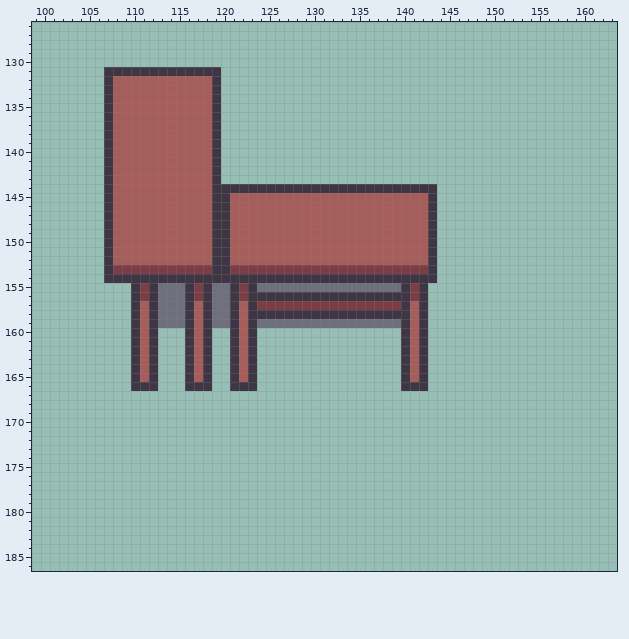
Two states of a pixel-art file, ART/Jacson/Tilemap/school.aseprite. This is how it looked before the edit.
384x384 pixels, 1 frame. Shown: x 99..163, y 126..186. The commit also changed other parts of the picture, which this record leaves out.
New version:
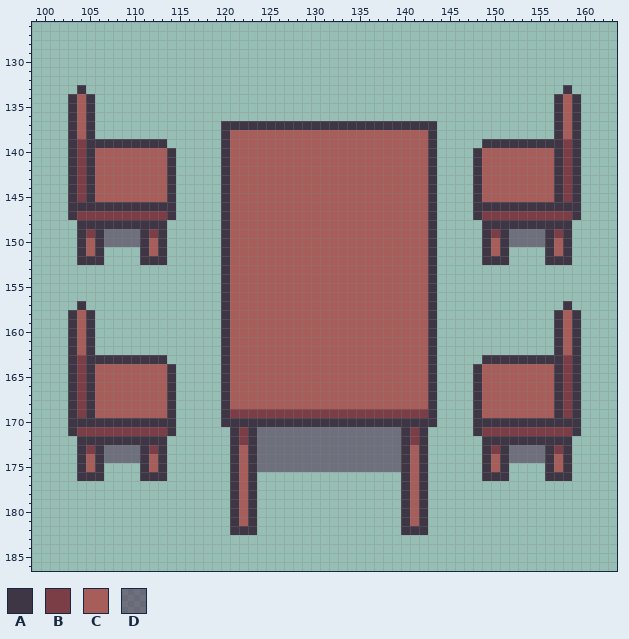
Palette (. is transparent): A #3f3645  B #7b3e46  C #a75d59  D #49294984
From old to new:
--- layer "Top Layer"
@@ x 99..163 @@
 130 .................................................................
-131 ........AAAAAAAAAAAAA............................................
-132 ........ACCCCCCCCCCCA............................................
-133 ........ACCCCCCCCCCCA............................................
-134 ........ACCCCCCCCCCCA............................................
-135 ........ACCCCCCCCCCCA............................................
-136 ........ACCCCCCCCCCCA............................................
-137 ........ACCCCCCCCCCCA............................................
-138 ........ACCCCCCCCCCCA............................................
-139 ........ACCCCCCCCCCCA............................................
-140 ........ACCCCCCCCCCCA............................................
-141 ........ACCCCCCCCCCCA............................................
-142 ........ACCCCCCCCCCCA............................................
-143 ........ACCCCCCCCCCCA............................................
-144 ........ACCCCCCCCCCCAAAAAAAAAAAAAAAAAAAAAAAAA....................
-145 ........ACCCCCCCCCCCAACCCCCCCCCCCCCCCCCCCCCCA....................
-146 ........ACCCCCCCCCCCAACCCCCCCCCCCCCCCCCCCCCCA....................
-147 ........ACCCCCCCCCCCAACCCCCCCCCCCCCCCCCCCCCCA....................
-148 ........ACCCCCCCCCCCAACCCCCCCCCCCCCCCCCCCCCCA....................
-149 ........ACCCCCCCCCCCAACCCCCCCCCCCCCCCCCCCCCCA....................
-150 ........ACCCCCCCCCCCAACCCCCCCCCCCCCCCCCCCCCCA....................
-151 ........ACCCCCCCCCCCAACCCCCCCCCCCCCCCCCCCCCCA....................
-152 ........ACCCCCCCCCCCAACCCCCCCCCCCCCCCCCCCCCCA....................
-153 ........ABBBBBBBBBBBAABBBBBBBBBBBBBBBBBBBBBBA....................
-154 ........AAAAAAAAAAAAAAAAAAAAAAAAAAAAAAAAAAAAA....................
-155 ...........ABADDDABADDABADDDDDDDDDDDDDDDDABA.....................
-156 ...........ABADDDABADDABAAAAAAAAAAAAAAAAAABA.....................
-157 ...........ACADDDACADDACABBBBBBBBBBBBBBBBACA.....................
-158 ...........ACADDDACADDACAAAAAAAAAAAAAAAAAACA.....................
-159 ...........ACADDDACADDACADDDDDDDDDDDDDDDDACA.....................
-160 ...........ACA...ACA..ACA................ACA.....................
-161 ...........ACA...ACA..ACA................ACA.....................
-162 ...........ACA...ACA..ACA................ACA.....................
-163 ...........ACA...ACA..ACA................ACA.....................
-164 ...........ACA...ACA..ACA................ACA.....................
-165 ...........ACA...ACA..ACA................ACA.....................
-166 ...........AAA...AAA..AAA................AAA.....................
-167 .................................................................
-168 .................................................................
-169 .................................................................
-170 .................................................................
-171 .................................................................
-172 .................................................................
-173 .................................................................
-174 .................................................................
-175 .................................................................
-176 .................................................................
-177 .................................................................
-178 .................................................................
-179 .................................................................
-180 .................................................................
-181 .................................................................
-182 .................................................................
+131 .................................................................
+132 .................................................................
+133 .....A.....................................................A.....
+134 ....ACA...................................................ACA....
+135 ....ACA...................................................ACA....
+136 ....ACA...................................................ACA....
+137 ....ACA..............AAAAAAAAAAAAAAAAAAAAAAAA.............ACA....
+138 ....ACA..............ACCCCCCCCCCCCCCCCCCCCCCA.............ACA....
+139 ....ABAAAAAAAAA......ACCCCCCCCCCCCCCCCCCCCCCA.....AAAAAAAAABA....
+140 ....ABACCCCCCCCA.....ACCCCCCCCCCCCCCCCCCCCCCA....ACCCCCCCCABA....
+141 ....ABACCCCCCCCA.....ACCCCCCCCCCCCCCCCCCCCCCA....ACCCCCCCCABA....
+142 ....ABACCCCCCCCA.....ACCCCCCCCCCCCCCCCCCCCCCA....ACCCCCCCCABA....
+143 ....ABACCCCCCCCA.....ACCCCCCCCCCCCCCCCCCCCCCA....ACCCCCCCCABA....
+144 ....ABACCCCCCCCA.....ACCCCCCCCCCCCCCCCCCCCCCA....ACCCCCCCCABA....
+145 ....ABACCCCCCCCA.....ACCCCCCCCCCCCCCCCCCCCCCA....ACCCCCCCCABA....
+146 ....AAAAAAAAAAAA.....ACCCCCCCCCCCCCCCCCCCCCCA....AAAAAAAAAAAA....
+147 ....ABBBBBBBBBBA.....ACCCCCCCCCCCCCCCCCCCCCCA....ABBBBBBBBBBA....
+148 .....AAAAAAAAAA......ACCCCCCCCCCCCCCCCCCCCCCA.....AAAAAAAAAA.....
+149 .....ABADDDDABA......ACCCCCCCCCCCCCCCCCCCCCCA.....ABADDDDABA.....
+150 .....ACADDDDACA......ACCCCCCCCCCCCCCCCCCCCCCA.....ACADDDDACA.....
+151 .....ACA....ACA......ACCCCCCCCCCCCCCCCCCCCCCA.....ACA....ACA.....
+152 .....AAA....AAA......ACCCCCCCCCCCCCCCCCCCCCCA.....AAA....AAA.....
+153 .....................ACCCCCCCCCCCCCCCCCCCCCCA....................
+154 .....................ACCCCCCCCCCCCCCCCCCCCCCA....................
+155 .....................ACCCCCCCCCCCCCCCCCCCCCCA....................
+156 .....................ACCCCCCCCCCCCCCCCCCCCCCA....................
+157 .....A...............ACCCCCCCCCCCCCCCCCCCCCCA..............A.....
+158 ....ACA..............ACCCCCCCCCCCCCCCCCCCCCCA.............ACA....
+159 ....ACA..............ACCCCCCCCCCCCCCCCCCCCCCA.............ACA....
+160 ....ACA..............ACCCCCCCCCCCCCCCCCCCCCCA.............ACA....
+161 ....ACA..............ACCCCCCCCCCCCCCCCCCCCCCA.............ACA....
+162 ....ACA..............ACCCCCCCCCCCCCCCCCCCCCCA.............ACA....
+163 ....ABAAAAAAAAA......ACCCCCCCCCCCCCCCCCCCCCCA.....AAAAAAAAABA....
+164 ....ABACCCCCCCCA.....ACCCCCCCCCCCCCCCCCCCCCCA....ACCCCCCCCABA....
+165 ....ABACCCCCCCCA.....ACCCCCCCCCCCCCCCCCCCCCCA....ACCCCCCCCABA....
+166 ....ABACCCCCCCCA.....ACCCCCCCCCCCCCCCCCCCCCCA....ACCCCCCCCABA....
+167 ....ABACCCCCCCCA.....ACCCCCCCCCCCCCCCCCCCCCCA....ACCCCCCCCABA....
+168 ....ABACCCCCCCCA.....ACCCCCCCCCCCCCCCCCCCCCCA....ACCCCCCCCABA....
+169 ....ABACCCCCCCCA.....ABBBBBBBBBBBBBBBBBBBBBBA....ACCCCCCCCABA....
+170 ....AAAAAAAAAAAA.....AAAAAAAAAAAAAAAAAAAAAAAA....AAAAAAAAAAAA....
+171 ....ABBBBBBBBBBA......ABADDDDDDDDDDDDDDDDABA.....ABBBBBBBBBBA....
+172 .....AAAAAAAAAA.......ABADDDDDDDDDDDDDDDDABA......AAAAAAAAAA.....
+173 .....ABADDDDABA.......ACADDDDDDDDDDDDDDDDACA......ABADDDDABA.....
+174 .....ACADDDDACA.......ACADDDDDDDDDDDDDDDDACA......ACADDDDACA.....
+175 .....ACA....ACA.......ACADDDDDDDDDDDDDDDDACA......ACA....ACA.....
+176 .....AAA....AAA.......ACA................ACA......AAA....AAA.....
+177 ......................ACA................ACA.....................
+178 ......................ACA................ACA.....................
+179 ......................ACA................ACA.....................
+180 ......................ACA................ACA.....................
+181 ......................ACA................ACA.....................
+182 ......................AAA................AAA.....................
 183 .................................................................
